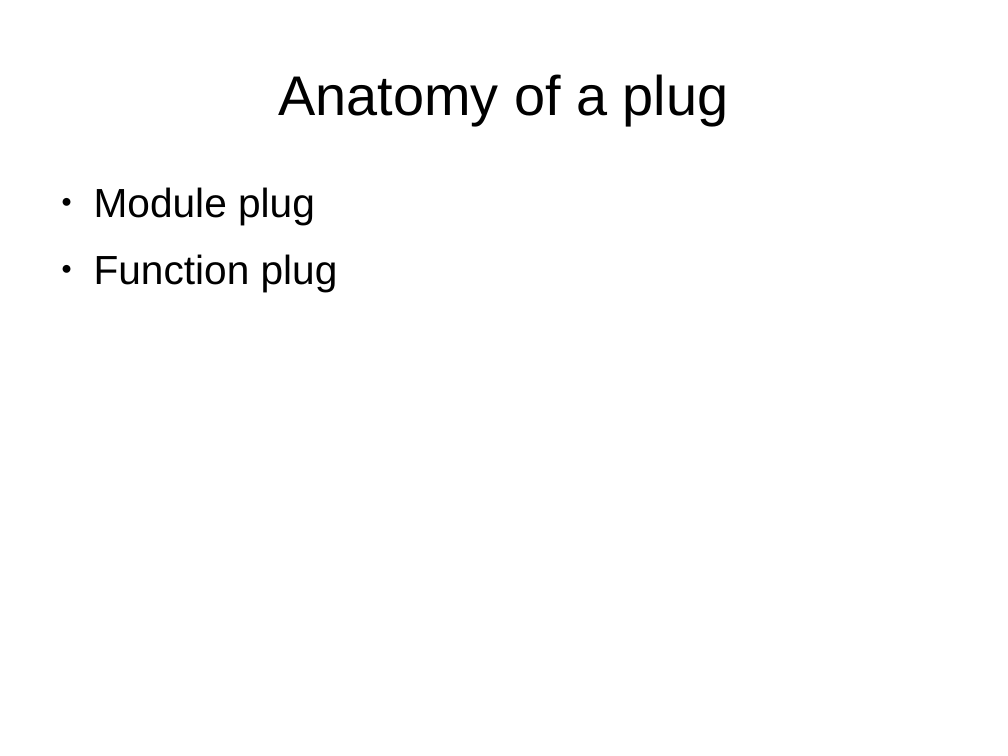
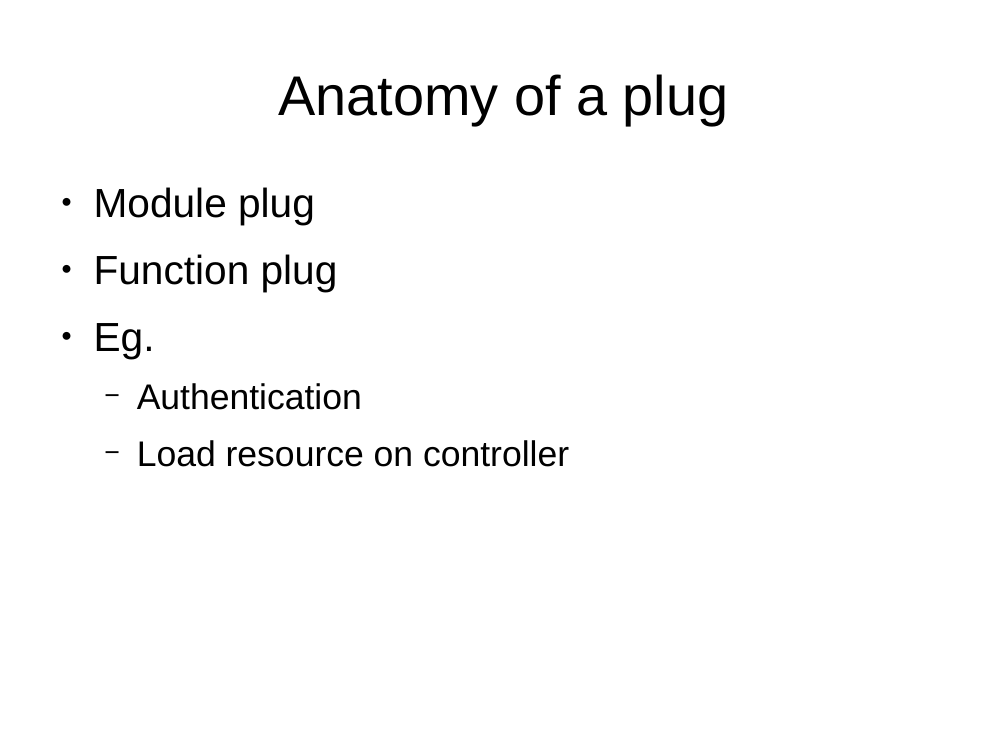
Before and after one commit to ramortegui/talks, a slide deck: slide 5 of odps/working_with_phoenix.odp. Drawn at 1008x756 pixels with LibreOffice and Linux fonts; fonts in the diff are those of the drawing. Boxes give left, top, right and bottom in pixels: in the first picture for what was removed or moved away, otherwise in the second. Text is boxed around its words. In the diff, an @@ line names an element or a change of style, - is before the commit and + after.

Commit message:
Add samples of plugs.

```diff
--- a/odps/working_with_phoenix.odp
+++ b/odps/working_with_phoenix.odp
@@ text at [94, 323, 569, 467]: paragraphs added @@
+● Eg.
+  − Authentication
+  − Load resource on controller
```
